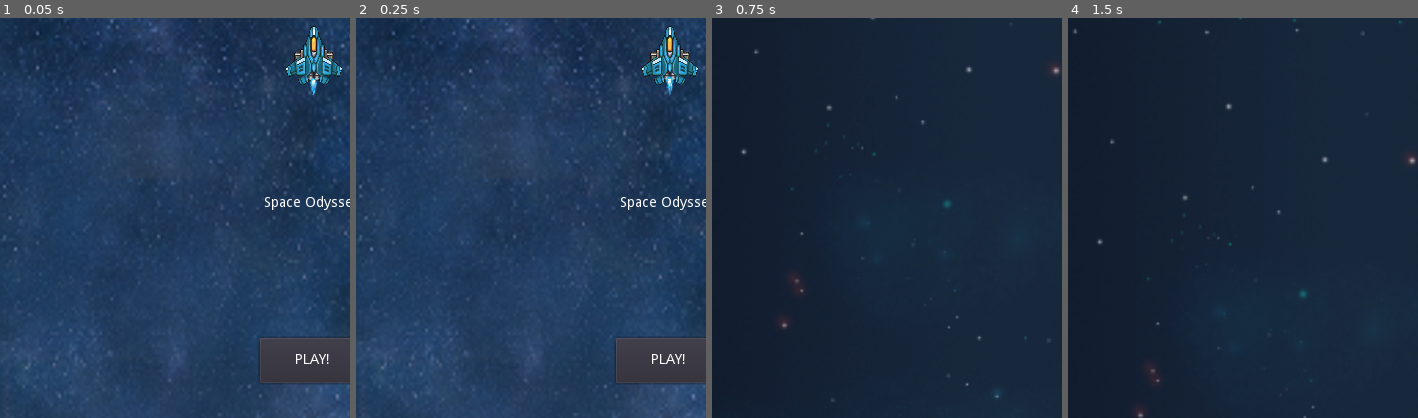
Above: before the commit, frames 1-4 (left to right).
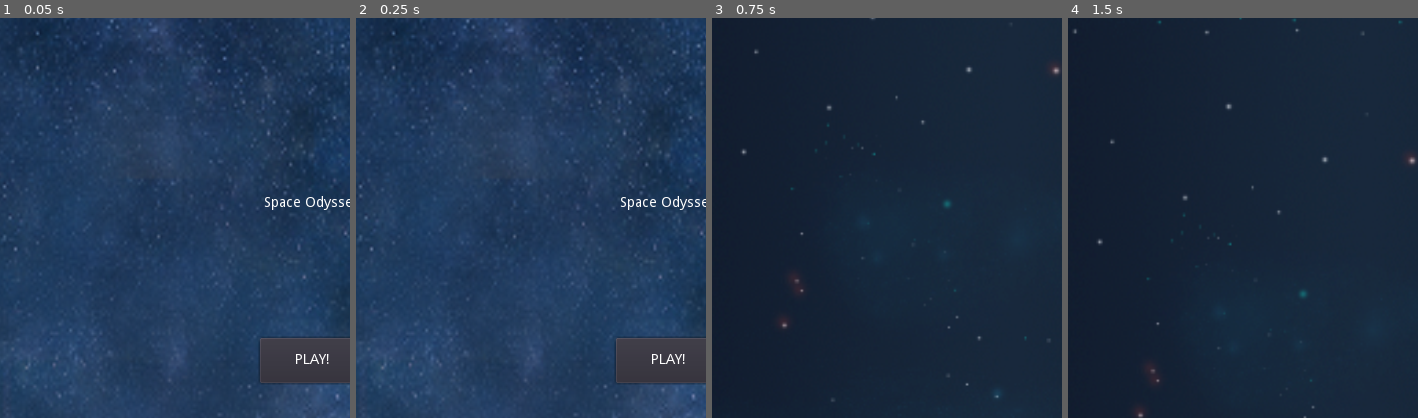
Above: after the commit, the same moments.

Repository: jdibble21/FP-Space-Odyssey
Game: Godot game, scene res://src/Menu.tscn
The game is run twice, just before and just after one commit, with the same random seed, the same clock (stepped at 60 frames per second) and the same inputs.
Inputs (mouse positions are % of the whole screen's width and height, from its top left):
- Up to frame 1 (0.05 s): no input
- Up to frame 2 (0.25 s): no input
- Up to frame 3 (0.75 s): click "PLAY!" at 0.5 s
- Up to frame 4 (1.5 s): move the mouse to (72, 45) at 1.27 s; hold D (move_right) from 1.28 s (still down); click (72, 45) at 1.35 s
The pictures show only the part of the screen within x 5-55%, y 7-57%; the shares and areas given below are measured in that part.

The runs differ from the first frame. In frame 1, 1.2% of the frame differs, in the area x 81-98%, y 2-20%; in frame 2, 1.2%; in frame 3, nothing differs; in frame 4, nothing differs.

Commit message:
Add menu sprite animations

Diff:
--- a/project/src/Bosses/LevelOneBoss.tscn
+++ b/project/src/Bosses/LevelOneBoss.tscn
@@ -18,6 +18,12 @@
 "speed": 15.0
 } ]
 
+[sub_resource type="StyleBoxFlat" id=2]
+bg_color = Color( 0.12549, 1, 0, 1 )
+
+[sub_resource type="StyleBoxFlat" id=3]
+bg_color = Color( 0, 0, 0, 1 )
+
 [node name="LevelOneBoss" type="KinematicBody2D" groups=[
 "boss",
 ]]
@@ -33,7 +39,7 @@
 ]]
 
 [node name="CollisionPolygon2D" type="CollisionPolygon2D" parent="HitBox"]
-polygon = PoolVector2Array( -53.3682, -94.3671, -67.3518, -89.7978, -54.6282, -22.5516, -46.1615, -2.88165, -10.2474, 95.2016, 13.3495, 95.6735, 29.1194, 50.5723, 67.6222, -89.3259, 57.5048, -93.7372 )
+polygon = PoolVector2Array( -52.7136, -91.9538, -67.3518, -89.7978, -54.6282, -22.5516, -46.1615, -2.88165, -10.2474, 95.2016, 13.3495, 95.6735, 29.1194, 50.5723, 67.6222, -89.3259, 56.3039, -91.9538 )
 
 [node name="Sprite" type="Sprite" parent="."]
 scale = Vector2( 0.4, 0.4 )
@@ -131,7 +137,9 @@
 margin_left = -59.0
 margin_top = -109.0
 margin_right = 61.0
-margin_bottom = -95.0
+margin_bottom = -98.0
+custom_styles/fg = SubResource( 2 )
+custom_styles/bg = SubResource( 3 )
 custom_colors/font_color = Color( 0, 1, 0.152941, 1 )
 custom_colors/font_color_shadow = Color( 1, 0, 0, 1 )
 value = 100.0
--- a/project/src/Menu.gd
+++ b/project/src/Menu.gd
@@ -2,13 +2,25 @@
 # button press
 extends CanvasLayer
 
+const SPEED := 200
+
 onready var _gameplay_scene = load("res://src/LevelOne/LevelOne.tscn")
 
 func _ready():
-	$ShipSprite/ShipExhaust.play("active")
 	$MenuMusic.play()
+	$BossShip/Exhaust1.play("active")
+	$BossShip/Exhaust2.play("active")
 
 
 func _on_PlayButton_pressed():
 	queue_free()
 	get_tree().get_root().add_child(_gameplay_scene.instance())
+
+
+func _on_SpriteFlyByTimer_timeout():
+
+	$AnimationPlayer.play("flyby")
+	yield(get_node("AnimationPlayer"), "animation_finished")
+	$AnimationPlayer.play("boss_ship")
+	yield(get_node("AnimationPlayer"),"animation_finished")
+	pass
--- a/project/src/Menu.tscn
+++ b/project/src/Menu.tscn
@@ -1,18 +1,84 @@
-[gd_scene load_steps=8 format=2]
+[gd_scene load_steps=13 format=2]
 
 [ext_resource path="res://assets/PixelSpaceRage/PixelBackgroundSeamless.png" type="Texture" id=1]
-[ext_resource path="res://assets/PixelSpaceRage/256px/PlayerBlue_Frame_01_png_processed.png" type="Texture" id=2]
-[ext_resource path="res://assets/PixelSpaceRage/256px/Exhaust_Frame_01_png_processed.png" type="Texture" id=3]
+[ext_resource path="res://assets/PixelSpaceRage/256px/menu_sprite_1.png" type="Texture" id=2]
+[ext_resource path="res://assets/PixelSpaceRage/256px/menu_sprite.png" type="Texture" id=3]
 [ext_resource path="res://src/Menu.gd" type="Script" id=4]
-[ext_resource path="res://assets/PixelSpaceRage/256px/Exhaust_Frame_02_png_processed.png" type="Texture" id=5]
+[ext_resource path="res://assets/PixelSpaceRage/256px/Exhaust_Frame_04_png_processed.png" type="Texture" id=5]
 [ext_resource path="res://assets/sound_assets/416488__vabsounds__arcadeauto.ogg" type="AudioStream" id=6]
+[ext_resource path="res://assets/PixelSpaceRage/256px/Exhaust_Frame_05_png_processed.png" type="Texture" id=7]
+[ext_resource path="res://assets/boss_assets/destroyer.png" type="Texture" id=8]
 
-[sub_resource type="SpriteFrames" id=1]
+[sub_resource type="Animation" id=2]
+resource_name = "boss_ship"
+length = 7.0
+tracks/0/type = "value"
+tracks/0/path = NodePath("BossShip:position")
+tracks/0/interp = 1
+tracks/0/loop_wrap = true
+tracks/0/imported = false
+tracks/0/enabled = true
+tracks/0/keys = {
+"times": PoolRealArray( 0, 7 ),
+"transitions": PoolRealArray( 1, 1 ),
+"update": 0,
+"values": [ Vector2( 350.646, -124.939 ), Vector2( 350.64, 930.215 ) ]
+}
+
+[sub_resource type="Animation" id=1]
+resource_name = "flyby"
+length = 3.5
+tracks/0/type = "value"
+tracks/0/path = NodePath("SideShip1:position")
+tracks/0/interp = 1
+tracks/0/loop_wrap = true
+tracks/0/imported = false
+tracks/0/enabled = true
+tracks/0/keys = {
+"times": PoolRealArray( 0, 3.5 ),
+"transitions": PoolRealArray( 1, 1 ),
+"update": 0,
+"values": [ Vector2( -62.2957, 340 ), Vector2( 752.268, 340 ) ]
+}
+tracks/1/type = "value"
+tracks/1/path = NodePath("MainShip:position")
+tracks/1/interp = 1
+tracks/1/loop_wrap = true
+tracks/1/imported = false
+tracks/1/enabled = true
+tracks/1/keys = {
+"times": PoolRealArray( 0, 3.5 ),
+"transitions": PoolRealArray( 1, 1 ),
+"update": 0,
+"values": [ Vector2( -94.2957, 268 ), Vector2( 756.135, 268 ) ]
+}
+tracks/2/type = "value"
+tracks/2/path = NodePath("SideShip2:position")
+tracks/2/interp = 1
+tracks/2/loop_wrap = true
+tracks/2/imported = false
+tracks/2/enabled = true
+tracks/2/keys = {
+"times": PoolRealArray( 0, 3.5 ),
+"transitions": PoolRealArray( 1, 1 ),
+"update": 0,
+"values": [ Vector2( -62.2957, 198 ), Vector2( 752.983, 198 ) ]
+}
+
+[sub_resource type="SpriteFrames" id=3]
 animations = [ {
-"frames": [ ExtResource( 3 ), ExtResource( 5 ) ],
+"frames": [ ExtResource( 5 ), ExtResource( 7 ) ],
 "loop": true,
 "name": "active",
-"speed": 5.0
+"speed": 15.0
+} ]
+
+[sub_resource type="SpriteFrames" id=4]
+animations = [ {
+"frames": [ ExtResource( 5 ), ExtResource( 7 ) ],
+"loop": true,
+"name": "active",
+"speed": 15.0
 } ]
 
 [node name="MainMenu" type="CanvasLayer"]
@@ -78,16 +144,55 @@
 "_edit_use_anchors_": false
 }
 
-[node name="ShipSprite" type="Sprite" parent="."]
-position = Vector2( 352, 96 )
-texture = ExtResource( 2 )
-
-[node name="ShipExhaust" type="AnimatedSprite" parent="ShipSprite"]
-position = Vector2( 0, 29 )
-frames = SubResource( 1 )
-animation = "active"
-
 [node name="MenuMusic" type="AudioStreamPlayer2D" parent="."]
 stream = ExtResource( 6 )
 volume_db = -9.087
+
+[node name="SideShip1" type="Sprite" parent="."]
+position = Vector2( -62.2957, 340 )
+texture = ExtResource( 3 )
+
+[node name="MainShip" type="Sprite" parent="."]
+position = Vector2( -94.2957, 268 )
+texture = ExtResource( 2 )
+
+[node name="SideShip2" type="Sprite" parent="."]
+position = Vector2( -62.2957, 198 )
+texture = ExtResource( 3 )
+
+[node name="ThreeShipTimer" type="Timer" parent="."]
+wait_time = 8.0
+autostart = true
+
+[node name="AnimationPlayer" type="AnimationPlayer" parent="."]
+anims/boss_ship = SubResource( 2 )
+anims/flyby = SubResource( 1 )
+
+[node name="BossShip" type="Sprite" parent="."]
+position = Vector2( 350.646, -124.939 )
+scale = Vector2( 0.5, 0.5 )
+texture = ExtResource( 8 )
+__meta__ = {
+"_edit_group_": true
+}
+
+[node name="Exhaust1" type="AnimatedSprite" parent="BossShip"]
+position = Vector2( 63.4058, -176.389 )
+scale = Vector2( 2.5, 2.5 )
+frames = SubResource( 3 )
+animation = "active"
+flip_v = true
+
+[node name="Exhaust2" type="AnimatedSprite" parent="BossShip"]
+position = Vector2( -67.0151, -176.504 )
+scale = Vector2( 2.5, 2.5 )
+frames = SubResource( 4 )
+animation = "active"
+flip_v = true
+
+[node name="BossShipTimer" type="Timer" parent="."]
+wait_time = 10.0
+autostart = true
 [connection signal="pressed" from="PlayButton" to="." method="_on_PlayButton_pressed"]
+[connection signal="timeout" from="ThreeShipTimer" to="." method="_on_SpriteFlyByTimer_timeout"]
+[connection signal="timeout" from="BossShipTimer" to="." method="_on_BossShipTimer_timeout"]
Binary file added: project/assets/PixelSpaceRage/256px/menu_sprite.png
Not shown, added: project/assets/PixelSpaceRage/256px/menu_sprite.png.import
Binary file added: project/assets/PixelSpaceRage/256px/menu_sprite_1.png
Not shown, added: project/assets/PixelSpaceRage/256px/menu_sprite_1.png.import
Binary file added: project/assets/sound_assets/menu_sprite.png
Not shown, added: project/assets/sound_assets/menu_sprite.png.import
Not shown: 1 places in project/src/Bosses/LevelOneBoss.tscn that only renumber resources
